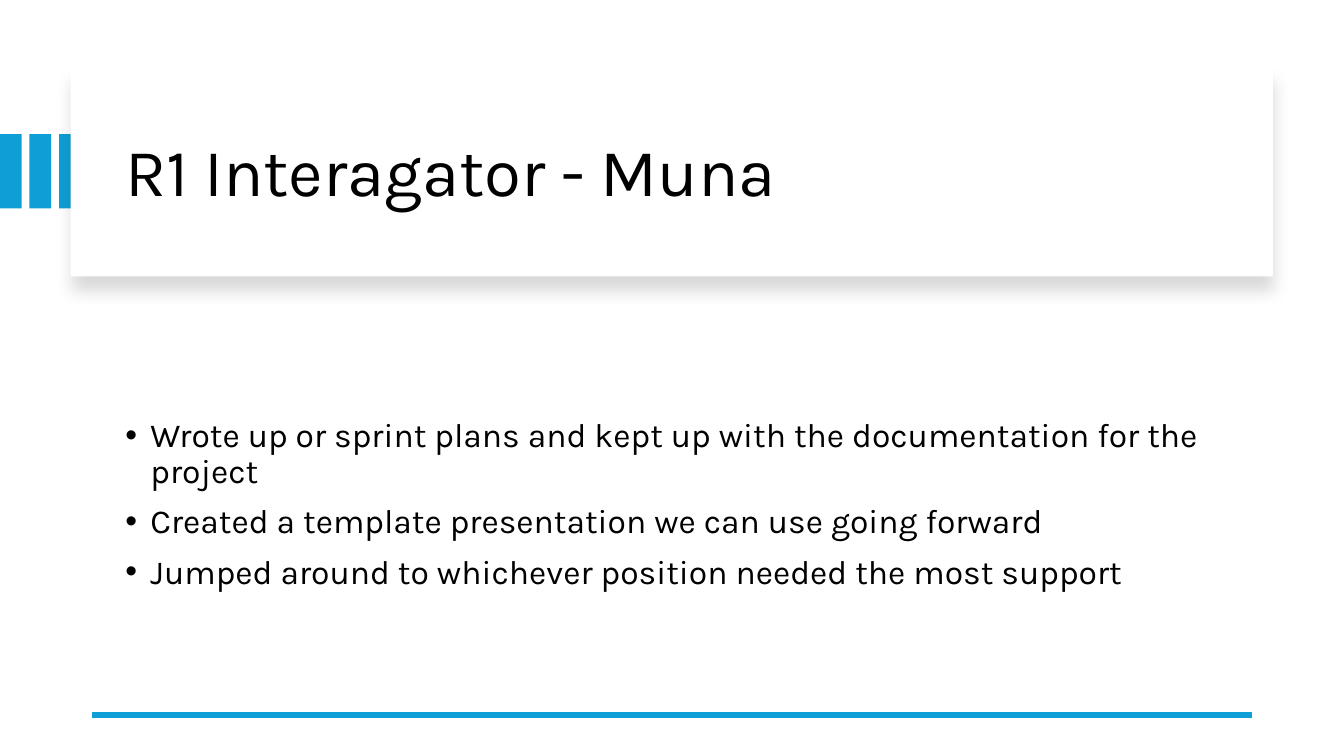
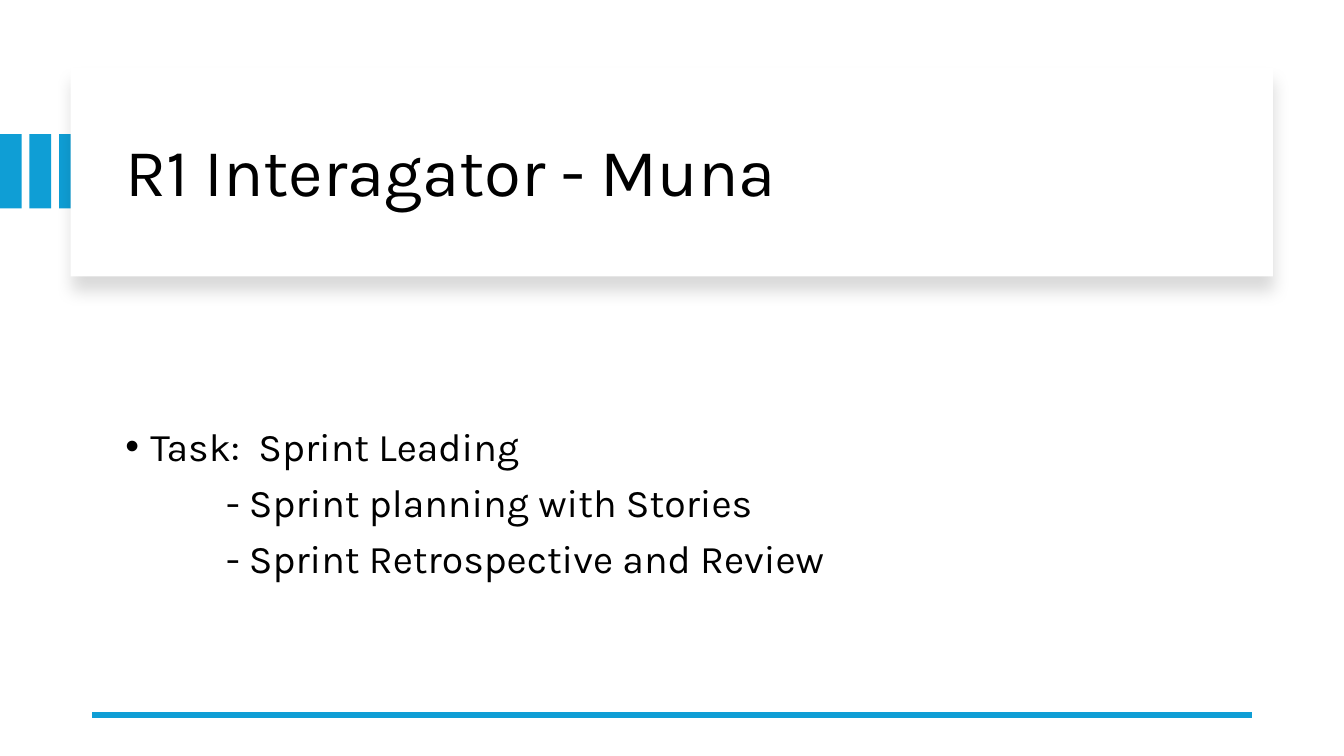
Before and after one commit to ctrl-muna/499-Codrone-Sim, a slide deck: slide 2 of docs/Presentation/W03_ PRESENTATION.pptx (slide 3 before the commit). Drawn at 1344x756 pixels with LibreOffice and Linux fonts; fonts in the diff are those of the drawing. Boxes give left, top, right and bottom in pixels: in the first picture for what was removed or moved away, otherwise in the second. Text is boxed around its words. In the diff, an @@ line names an element or a change of style, - is before the commit and + after.

```diff
--- a/docs/Presentation/W03_ PRESENTATION.pptx
+++ b/docs/Presentation/W03_ PRESENTATION.pptx
@@ text at (150,434,824,583): text changed; size 24 to 28 pt @@
-• Wrote up or sprint plans and kept up with the documentation for the project
-• Created a template presentation we can use going forward
-• Jumped around to whichever position needed the most support
+• Task: Sprint Leading
+- Sprint planning with Stories
+- Sprint Retrospective and Review
```
Also in this commit, not shown: 4 other slides changed, 15 other files.
